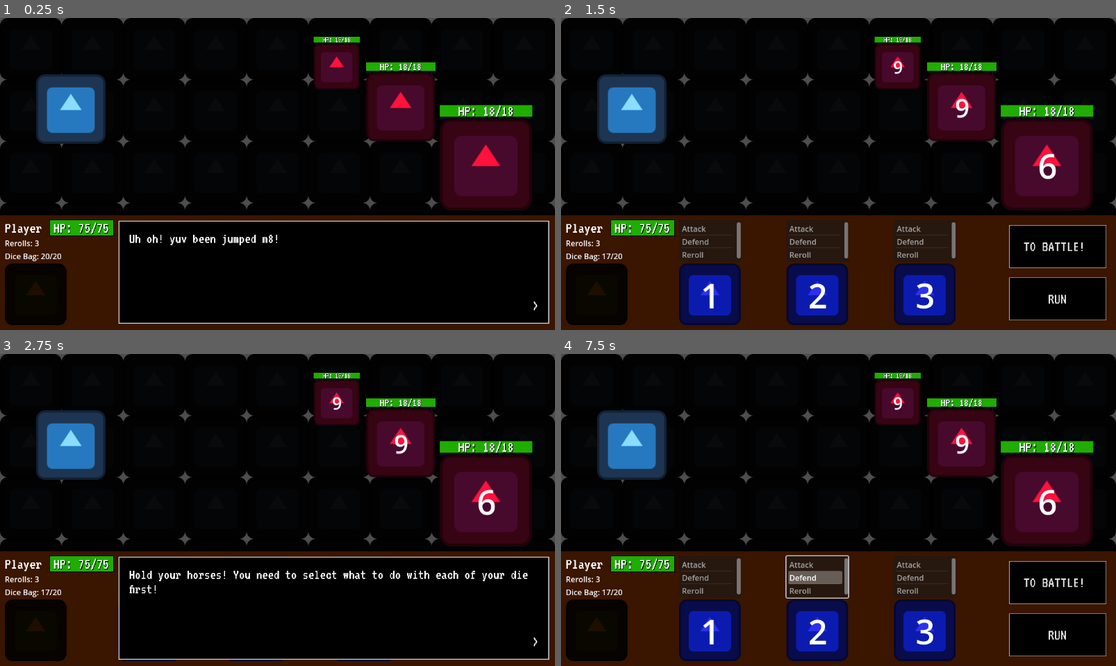
Above: before the commit, frames 1-4 (two rows, left to right).
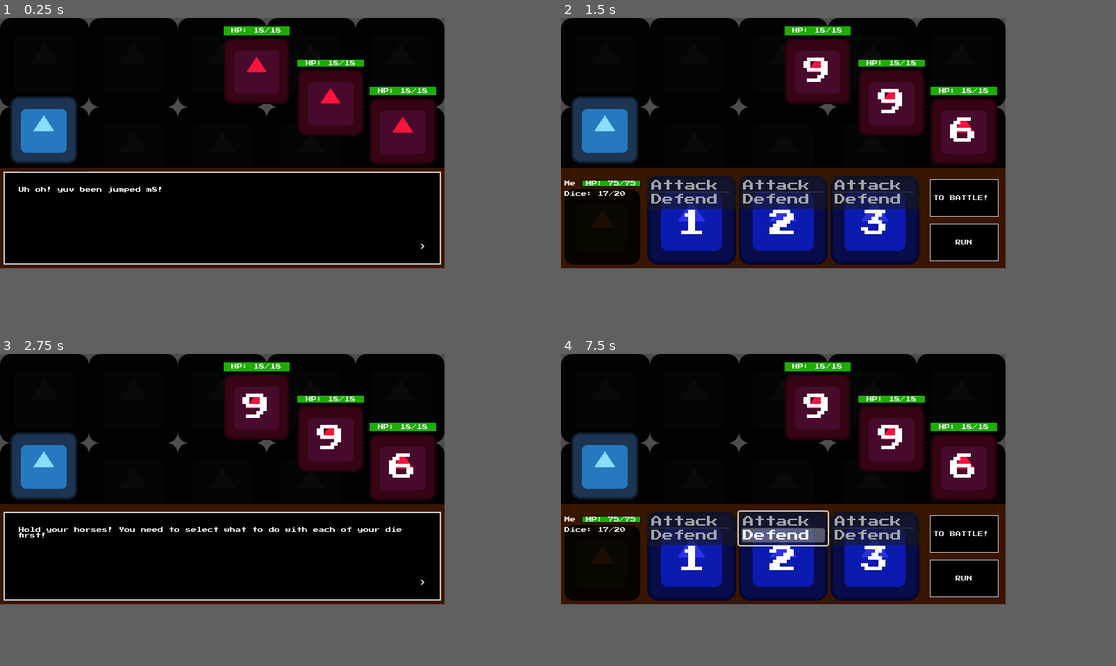
Above: after the commit, the same moments.

Repository: SadBonana/INTD450-Dice_Game
Game: Godot game, scene res://battle.tscn
Two runs of this game, one before a commit and one after it. Both use one fixed random seed, a clock stepped at 60 frames per second and the inputs below. The engine's default icon, where the game draws it, is replaced by a stand-in: a white triangle on a blue panel in a dark square.
Inputs (mouse positions are in pixels of both pictures, inside the frame that each line leads up to):
- Up to frame 1 (0.25 s): no input
- Up to frame 2 (1.5 s): click "TO BATTLE!" at 0.5 s; click "RUN" at 1.25 s
- Up to frame 3 (2.75 s): click "TO BATTLE!" at 2 s
- Up to frame 4 (7.5 s): click "RUN" at 2.75 s; click "TO BATTLE!" at 3.5 s; click "RUN" at 4.25 s; tap Enter (ui_accept) at 5, 6.5 s; move the mouse to (960, 494) at 5.02 s; hold Enter (ui_accept) 5.03-5.75 s; click (960, 494) at 5.1 s; drag from (727, 525) to (810, 572) at 5.77 s; move the mouse to (894, 441) at 6.52 s; hold Enter (ui_accept) 6.53-7.25 s; click (894, 441) at 6.6 s; drag from (810, 572) to (672, 463) at 7.27 s
In our replay, the window is 799x449 before the commit and 640x360 after it. These sizes can differ from the game's own. Grey fills any space a smaller window leaves; there, only what the larger window draws over its background counts as a difference.

The runs differ from the first frame. In frame 1, 32% of the frame differs, in the area x 0-100%, y 0-100%; in frame 2, 59%; in frame 3, 34%; in frame 4, 59%, in the area x 0-100%, y 0-99%.

Commit message:
Scaling distraction. Will break your UI or your money back.

Diff:
--- a/UI/campfire.tscn
+++ b/UI/campfire.tscn
@@ -22,10 +22,18 @@
 texture = ExtResource("2_v1g0y")
 
 [node name="Label" type="Label" parent="."]
-layout_mode = 2
-offset_top = 280.0
-offset_right = 1152.0
-offset_bottom = 349.0
+layout_mode = 1
+anchors_preset = 8
+anchor_left = 0.5
+anchor_top = 0.5
+anchor_right = 0.5
+anchor_bottom = 0.5
+offset_left = -283.5
+offset_top = -34.5
+offset_right = 283.5
+offset_bottom = 34.5
+grow_horizontal = 2
+grow_vertical = 2
 size_flags_horizontal = 3
 size_flags_vertical = 10
 theme_override_font_sizes/font_size = 50
@@ -33,34 +41,38 @@
 horizontal_alignment = 1
 
 [node name="HBoxContainer" type="HBoxContainer" parent="."]
-layout_mode = 0
-offset_left = 48.0
-offset_top = 386.0
-offset_right = 497.0
-offset_bottom = 463.0
+layout_mode = 1
+anchors_preset = 2
+anchor_top = 1.0
+anchor_bottom = 1.0
+offset_top = -77.0
+offset_right = 449.0
+grow_vertical = 0
 
 [node name="HealButton" type="Button" parent="HBoxContainer"]
 layout_mode = 2
 size_flags_horizontal = 2
 size_flags_vertical = 10
 theme_override_colors/font_color = Color(1, 0, 0, 1)
-theme_override_font_sizes/font_size = 50
 text = "Recover 15 Health"
 
 [node name="HBoxContainer2" type="HBoxContainer" parent="."]
 layout_mode = 1
-anchors_preset = -1
-offset_left = 697.0
-offset_top = 379.0
-offset_right = 1051.0
-offset_bottom = 456.0
+anchors_preset = 3
+anchor_left = 1.0
+anchor_top = 1.0
+anchor_right = 1.0
+anchor_bottom = 1.0
+offset_left = -354.0
+offset_top = -77.0
+grow_horizontal = 0
+grow_vertical = 0
 
 [node name="UpgradeDieButton" type="Button" parent="HBoxContainer2"]
 layout_mode = 2
 size_flags_horizontal = 10
 size_flags_vertical = 10
 theme_override_colors/font_color = Color(0, 0, 1, 1)
-theme_override_font_sizes/font_size = 50
 text = "Upgrade A Die"
 
 [connection signal="pressed" from="HBoxContainer/HealButton" to="." method="_on_heal_button_pressed"]
--- a/battle.tscn
+++ b/battle.tscn
@@ -2,11 +2,11 @@
 
 [ext_resource type="Script" path="res://src/battle.gd" id="1_5jfo4"]
 [ext_resource type="Texture2D" uid="uid://dg3xvakvhen5k" path="res://icon.svg" id="1_iltai"]
-[ext_resource type="FontFile" uid="uid://cft6pa3adwlda" path="res://fonts/VT323/VT323-Regular.ttf" id="2_kwukf"]
 [ext_resource type="Resource" uid="uid://dxvj75cw3wclu" path="res://src/HostileRedGodotLogo.tres" id="2_yokuy"]
 [ext_resource type="PackedScene" uid="uid://dlyb2lewb1n15" path="res://battle_enemy.tscn" id="4_w871o"]
 [ext_resource type="PackedScene" uid="uid://4pckrotnlies" path="res://die_action_menu.tscn" id="5_co5hi"]
 [ext_resource type="PackedScene" uid="uid://bgag7rr64v1m7" path="res://player_status.tscn" id="6_0lq60"]
+[ext_resource type="FontFile" uid="uid://bp1tecc1q8qmn" path="res://fonts/Press_Start_2P/PressStart2P-Regular.ttf" id="7_iw7i2"]
 [ext_resource type="PackedScene" uid="uid://c80it7gqiqtxv" path="res://textbox.tscn" id="8_11wq8"]
 [ext_resource type="Resource" uid="uid://git3m0aftj0o" path="res://Textbox Stuff/battle_textbox_test.tres" id="9_5yvlh"]
 
@@ -38,7 +38,7 @@
 enemy1 = NodePath("Battle Enemy")
 enemy2 = NodePath("Battle Enemy2")
 enemy3 = NodePath("Battle Enemy3")
-textbox_controller = NodePath("Textbox Controller")
+textbox_controller = NodePath("PlayerPanel/MarginContainer/Textbox Controller")
 
 [node name="Background" type="TextureRect" parent="."]
 modulate = Color(0.04, 0.04, 0.04, 1)
@@ -53,10 +53,14 @@
 
 [node name="Battle Enemy" parent="." instance=ExtResource("4_w871o")]
 layout_mode = 1
-offset_left = -501.0
-offset_top = -285.0
-offset_right = -309.0
-offset_bottom = -66.0
+anchor_left = 0.503
+anchor_top = 0.033
+anchor_right = 0.653
+anchor_bottom = 0.347
+offset_left = 0.0799866
+offset_top = 0.12
+offset_right = 0.0799561
+offset_bottom = 0.0800018
 size_flags_horizontal = 0
 size_flags_vertical = 0
 focus_neighbor_left = NodePath("../Battle Enemy3")
@@ -69,11 +73,14 @@
 
 [node name="Battle Enemy2" parent="." instance=ExtResource("4_w871o")]
 layout_mode = 1
-offset_left = -392.0
-offset_top = -232.0
-offset_right = -200.0
-offset_bottom = -13.0
-scale = Vector2(0.75, 0.75)
+anchor_left = 0.669
+anchor_top = 0.167
+anchor_right = 0.819
+anchor_bottom = 0.475
+offset_left = -0.160034
+offset_top = -0.120003
+offset_right = -0.160034
+offset_bottom = -1.52588e-05
 focus_neighbor_left = NodePath("../Battle Enemy")
 focus_neighbor_top = NodePath("../Battle Enemy")
 focus_neighbor_right = NodePath("../Battle Enemy3")
@@ -84,11 +91,13 @@
 
 [node name="Battle Enemy3" parent="." instance=ExtResource("4_w871o")]
 layout_mode = 1
-offset_left = -239.0
-offset_top = -143.0
-offset_right = -47.0
-offset_bottom = 76.0
-scale = Vector2(1, 1)
+anchor_left = 0.831
+anchor_top = 0.275
+anchor_right = 0.981
+anchor_bottom = 0.585
+offset_left = 0.159973
+offset_right = 0.159973
+offset_bottom = 1.39999
 focus_neighbor_left = NodePath("../Battle Enemy2")
 focus_neighbor_top = NodePath("../Battle Enemy2")
 focus_neighbor_right = NodePath("../Battle Enemy")
@@ -100,14 +109,14 @@
 [node name="PlayerContainer" type="VBoxContainer" parent="."]
 layout_mode = 1
 anchors_preset = -1
-anchor_left = 0.065
-anchor_top = 0.181
-anchor_right = 0.19
-anchor_bottom = 0.434
-offset_left = 0.119995
-offset_top = -0.28801
-offset_right = 48.12
-offset_bottom = 54.768
+anchor_left = 0.023
+anchor_top = 0.311
+anchor_right = 0.173
+anchor_bottom = 0.585
+offset_left = 0.279999
+offset_top = 1.03999
+offset_right = 32.28
+offset_bottom = 33.312
 grow_horizontal = 0
 grow_vertical = 2
 scale = Vector2(0.75, 0.75)
@@ -125,20 +134,22 @@
 anchor_top = 1.0
 anchor_right = 1.0
 anchor_bottom = 1.0
-offset_top = -223.0
+offset_top = -144.0
 grow_horizontal = 2
 grow_vertical = 0
 theme_override_styles/panel = SubResource("StyleBoxFlat_idclm")
 
 [node name="MarginContainer" type="MarginContainer" parent="PlayerPanel"]
 layout_mode = 2
-theme_override_constants/margin_left = 10
-theme_override_constants/margin_top = 10
-theme_override_constants/margin_right = 10
-theme_override_constants/margin_bottom = 10
+size_flags_vertical = 8
+theme_override_constants/margin_left = 5
+theme_override_constants/margin_top = 5
+theme_override_constants/margin_right = 5
+theme_override_constants/margin_bottom = 5
 
 [node name="Player Status and Hand" type="HBoxContainer" parent="PlayerPanel/MarginContainer"]
 layout_mode = 2
+size_flags_vertical = 8
 theme_override_constants/separation = 10
 
 [node name="Player Status" parent="PlayerPanel/MarginContainer/Player Status and Hand" instance=ExtResource("6_0lq60")]
@@ -156,14 +167,14 @@
 layout_mode = 2
 size_flags_horizontal = 3
 size_flags_vertical = 3
-theme_override_constants/margin_left = 10
-theme_override_constants/margin_top = 10
-theme_override_constants/margin_right = 10
-theme_override_constants/margin_bottom = 10
+theme_override_constants/margin_left = 5
+theme_override_constants/margin_top = 5
+theme_override_constants/margin_right = 5
+theme_override_constants/margin_bottom = 5
 
 [node name="Player Action Menu" type="VBoxContainer" parent="PlayerPanel/MarginContainer/Player Status and Hand/MarginContainer"]
 layout_mode = 2
-theme_override_constants/separation = 20
+theme_override_constants/separation = 10
 alignment = 1
 
 [node name="Ready" type="Button" parent="PlayerPanel/MarginContainer/Player Status and Hand/MarginContainer/Player Action Menu"]
@@ -171,8 +182,8 @@
 size_flags_horizontal = 3
 size_flags_vertical = 3
 mouse_default_cursor_shape = 2
-theme_override_fonts/font = ExtResource("2_kwukf")
-theme_override_font_sizes/font_size = 32
+theme_override_fonts/font = ExtResource("7_iw7i2")
+theme_override_font_sizes/font_size = 8
 theme_override_styles/normal = SubResource("StyleBoxFlat_prgvx")
 theme_override_styles/hover = SubResource("StyleBoxFlat_7lira")
 theme_override_styles/pressed = SubResource("StyleBoxFlat_h0c1a")
@@ -183,26 +194,19 @@
 size_flags_horizontal = 3
 size_flags_vertical = 3
 mouse_default_cursor_shape = 2
-theme_override_fonts/font = ExtResource("2_kwukf")
-theme_override_font_sizes/font_size = 32
+theme_override_fonts/font = ExtResource("7_iw7i2")
+theme_override_font_sizes/font_size = 8
 theme_override_styles/normal = SubResource("StyleBoxFlat_prgvx")
 theme_override_styles/hover = SubResource("StyleBoxFlat_7lira")
 theme_override_styles/pressed = SubResource("StyleBoxFlat_h0c1a")
 text = "RUN"
 
-[node name="Textbox Controller" parent="." instance=ExtResource("8_11wq8")]
-layout_mode = 1
-offset_left = 246.0
-offset_top = 421.0
-offset_right = -12.0
-offset_bottom = -13.0
+[node name="Textbox Controller" parent="PlayerPanel/MarginContainer" instance=ExtResource("8_11wq8")]
+layout_mode = 2
 mouse_filter = 2
 dialogue_res = ExtResource("9_5yvlh")
 
 [connection signal="pressed" from="PlayerPanel/MarginContainer/Player Status and Hand/MarginContainer/Player Action Menu/Ready" to="." method="_on_ready_pressed"]
 [connection signal="pressed" from="PlayerPanel/MarginContainer/Player Status and Hand/MarginContainer/Player Action Menu/Run" to="." method="_on_run_pressed"]
 
-[editable path="Battle Enemy"]
-[editable path="Battle Enemy2"]
-[editable path="Battle Enemy3"]
-[editable path="Textbox Controller"]
+[editable path="PlayerPanel/MarginContainer/Textbox Controller"]
--- a/battle_enemy.tscn
+++ b/battle_enemy.tscn
@@ -1,8 +1,9 @@
-[gd_scene load_steps=6 format=3 uid="uid://dlyb2lewb1n15"]
+[gd_scene load_steps=7 format=3 uid="uid://dlyb2lewb1n15"]
 
 [ext_resource type="PackedScene" uid="uid://xs6m6nv7m5ly" path="res://health_bar.tscn" id="1_pbfgf"]
 [ext_resource type="Script" path="res://battle_enemy.gd" id="1_u2vwq"]
 [ext_resource type="Texture2D" uid="uid://dg3xvakvhen5k" path="res://icon.svg" id="2_xiluh"]
+[ext_resource type="FontFile" uid="uid://bp1tecc1q8qmn" path="res://fonts/Press_Start_2P/PressStart2P-Regular.ttf" id="4_4kj7r"]
 
 [sub_resource type="Animation" id="Animation_ootso"]
 resource_name = "Hurt"
@@ -40,18 +41,13 @@
 }
 
 [node name="Battle Enemy" type="VBoxContainer"]
-anchors_preset = 6
-anchor_left = 1.0
-anchor_top = 0.5
-anchor_right = 1.0
-anchor_bottom = 0.5
-offset_left = -426.0
-offset_top = -207.0
-offset_right = -234.0
-offset_bottom = 12.0
-grow_horizontal = 0
+anchors_preset = -1
+anchor_right = 0.162
+anchor_bottom = 0.342
+offset_right = 0.32
+offset_bottom = -0.120003
+grow_horizontal = 2
 grow_vertical = 2
-scale = Vector2(0.5, 0.5)
 focus_neighbor_left = NodePath("../EnemyContainer3")
 focus_neighbor_top = NodePath("../EnemyContainer3")
 focus_neighbor_right = NodePath("../EnemyContainer2")
@@ -63,13 +59,14 @@
 [node name="ProgressBar" parent="." instance=ExtResource("1_pbfgf")]
 unique_name_in_owner = true
 layout_mode = 2
-size_flags_vertical = 1
 
 [node name="Enemy" type="TextureRect" parent="."]
 unique_name_in_owner = true
 layout_mode = 2
 size_flags_vertical = 3
+size_flags_stretch_ratio = 7.0
 texture = ExtResource("2_xiluh")
+expand_mode = 5
 stretch_mode = 4
 
 [node name="Roll" type="Label" parent="Enemy"]
@@ -80,13 +77,14 @@
 anchor_top = 0.5
 anchor_right = 0.5
 anchor_bottom = 0.5
-offset_left = -53.0
-offset_top = -51.0
-offset_right = 56.0
-offset_bottom = 55.0
+offset_left = -54.5
+offset_top = -53.0
+offset_right = 54.5
+offset_bottom = 53.0
 grow_horizontal = 2
 grow_vertical = 2
-theme_override_font_sizes/font_size = 70
+theme_override_fonts/font = ExtResource("4_4kj7r")
+theme_override_font_sizes/font_size = 40
 text = "5
 "
 horizontal_alignment = 1
--- a/die_action_menu.tscn
+++ b/die_action_menu.tscn
@@ -1,38 +1,48 @@
-[gd_scene load_steps=2 format=3 uid="uid://4pckrotnlies"]
+[gd_scene load_steps=3 format=3 uid="uid://4pckrotnlies"]
 
 [ext_resource type="Texture2D" uid="uid://dg3xvakvhen5k" path="res://icon.svg" id="1_g22em"]
+[ext_resource type="FontFile" uid="uid://bp1tecc1q8qmn" path="res://fonts/Press_Start_2P/PressStart2P-Regular.ttf" id="2_4xoiv"]
 
 [node name="Die Action Menu" type="VBoxContainer"]
-size_flags_horizontal = 2
-
-[node name="Die Actions" type="ItemList" parent="."]
-layout_mode = 2
-size_flags_vertical = 3
-item_count = 3
-item_0/text = "Attack"
-item_1/text = "Defend"
-item_2/text = "Reroll"
+anchors_preset = -1
+anchor_right = 0.2
+anchor_bottom = 0.356
+offset_bottom = -0.160004
+size_flags_vertical = 8
 
 [node name="Die Sprite" type="TextureRect" parent="."]
 self_modulate = Color(0.168627, 0.196078, 0.917647, 1)
 layout_mode = 2
+size_flags_vertical = 3
 texture = ExtResource("1_g22em")
 stretch_mode = 4
 
+[node name="Die Actions" type="ItemList" parent="Die Sprite"]
+clip_contents = false
+layout_mode = 1
+anchors_preset = -1
+anchor_right = 1.0
+anchor_bottom = 0.375
+grow_horizontal = 2
+size_flags_vertical = 10
+theme_override_fonts/font = ExtResource("2_4xoiv")
+auto_height = true
+item_count = 2
+item_0/text = "Attack"
+item_1/text = "Defend"
+
 [node name="Roll" type="Label" parent="Die Sprite"]
 layout_mode = 1
-anchors_preset = 8
-anchor_left = 0.5
-anchor_top = 0.5
-anchor_right = 0.5
-anchor_bottom = 0.5
-offset_left = -53.0
-offset_top = -51.0
-offset_right = 56.0
-offset_bottom = 55.0
+anchors_preset = -1
+anchor_top = 0.379
+anchor_right = 1.0
+anchor_bottom = 0.691
+offset_top = 17.488
+offset_bottom = -17.448
 grow_horizontal = 2
 grow_vertical = 2
-theme_override_font_sizes/font_size = 70
+theme_override_fonts/font = ExtResource("2_4xoiv")
+theme_override_font_sizes/font_size = 40
 text = "5
 "
 horizontal_alignment = 1
--- a/health_bar.tscn
+++ b/health_bar.tscn
@@ -1,7 +1,7 @@
 [gd_scene load_steps=5 format=3 uid="uid://xs6m6nv7m5ly"]
 
-[ext_resource type="FontFile" uid="uid://cft6pa3adwlda" path="res://fonts/VT323/VT323-Regular.ttf" id="1_1b18m"]
 [ext_resource type="Script" path="res://src/health_bar.gd" id="1_yd44n"]
+[ext_resource type="FontFile" uid="uid://bp1tecc1q8qmn" path="res://fonts/Press_Start_2P/PressStart2P-Regular.ttf" id="2_4nmse"]
 
 [sub_resource type="StyleBoxFlat" id="StyleBoxFlat_qcar4"]
 bg_color = Color(0.627451, 0, 0, 1)
@@ -19,7 +19,11 @@
 bg_color = Color(0.117647, 0.678431, 0, 1)
 
 [node name="HealthBar" type="ProgressBar" node_paths=PackedStringArray("label")]
-custom_minimum_size = Vector2(0, 24)
+anchors_preset = 15
+anchor_right = 1.0
+anchor_bottom = 1.0
+grow_horizontal = 2
+grow_vertical = 2
 size_flags_horizontal = 3
 size_flags_vertical = 3
 theme_override_styles/background = SubResource("StyleBoxFlat_qcar4")
@@ -38,9 +42,8 @@
 anchor_bottom = 1.0
 grow_horizontal = 2
 grow_vertical = 2
-theme_override_colors/font_shadow_color = Color(0, 0, 0, 1)
-theme_override_fonts/font = ExtResource("1_1b18m")
-theme_override_font_sizes/font_size = 32
+theme_override_fonts/font = ExtResource("2_4nmse")
+theme_override_font_sizes/font_size = 8
 text = "HP: 25/50"
 horizontal_alignment = 1
 vertical_alignment = 1
--- a/player_status.tscn
+++ b/player_status.tscn
@@ -1,75 +1,43 @@
-[gd_scene load_steps=7 format=3 uid="uid://bgag7rr64v1m7"]
+[gd_scene load_steps=5 format=3 uid="uid://bgag7rr64v1m7"]
 
 [ext_resource type="Script" path="res://src/player_status.gd" id="1_kpf4t"]
-[ext_resource type="FontFile" uid="uid://cft6pa3adwlda" path="res://fonts/VT323/VT323-Regular.ttf" id="1_qecls"]
 [ext_resource type="Texture2D" uid="uid://dg3xvakvhen5k" path="res://icon.svg" id="2_f10bn"]
+[ext_resource type="FontFile" uid="uid://bp1tecc1q8qmn" path="res://fonts/Press_Start_2P/PressStart2P-Regular.ttf" id="2_wrn3c"]
 [ext_resource type="PackedScene" uid="uid://xs6m6nv7m5ly" path="res://health_bar.tscn" id="3_5jrpy"]
 
-[sub_resource type="StyleBoxFlat" id="StyleBoxFlat_qcar4"]
-bg_color = Color(0.627451, 0, 0, 1)
-border_width_left = 1
-border_width_top = 1
-border_width_right = 1
-border_width_bottom = 1
-border_color = Color(0, 0, 0, 1)
-expand_margin_left = 1.0
-expand_margin_top = 1.0
-expand_margin_right = 1.0
-expand_margin_bottom = 1.0
-
-[sub_resource type="StyleBoxFlat" id="StyleBoxFlat_lpb05"]
-bg_color = Color(0.117647, 0.678431, 0, 1)
-
 [node name="Player Status" type="VBoxContainer" node_paths=PackedStringArray("health_bar", "deck_status")]
-custom_minimum_size = Vector2(225, 0)
-size_flags_horizontal = 2
+anchors_preset = -1
+anchor_right = 0.192
+anchor_bottom = 0.375
+offset_right = 0.119995
+offset_bottom = -1.52588e-05
+grow_horizontal = 2
+grow_vertical = 2
+size_flags_horizontal = 3
+size_flags_vertical = 8
 script = ExtResource("1_kpf4t")
 health_bar = NodePath("Player Health and Name/Health Bar")
-deck_status = NodePath("Deck Status2")
+deck_status = NodePath("Bag Sprite/Deck Status")
 
 [node name="Player Health and Name" type="HBoxContainer" parent="."]
 layout_mode = 2
-theme_override_constants/separation = 17
+size_flags_vertical = 8
+theme_override_constants/separation = 10
 alignment = 1
 
 [node name="Player Name" type="Label" parent="Player Health and Name"]
 layout_mode = 2
-theme_override_fonts/font = ExtResource("1_qecls")
-theme_override_font_sizes/font_size = 32
-text = "Player"
+theme_override_fonts/font = ExtResource("2_wrn3c")
+theme_override_font_sizes/font_size = 8
+text = "Me"
 horizontal_alignment = 1
-
-[node name="Player Health Bar" type="ProgressBar" parent="Player Health and Name"]
-visible = false
-custom_minimum_size = Vector2(0, 24)
-layout_mode = 2
-size_flags_horizontal = 3
-size_flags_vertical = 4
-theme_override_styles/background = SubResource("StyleBoxFlat_qcar4")
-theme_override_styles/fill = SubResource("StyleBoxFlat_lpb05")
-step = 1.0
-value = 50.0
-show_percentage = false
-
-[node name="Label" type="Label" parent="Player Health and Name/Player Health Bar"]
-texture_filter = 1
-layout_mode = 1
-anchors_preset = 15
-anchor_right = 1.0
-anchor_bottom = 1.0
-grow_horizontal = 2
-grow_vertical = 2
-theme_override_colors/font_shadow_color = Color(0, 0, 0, 1)
-theme_override_fonts/font = ExtResource("1_qecls")
-theme_override_font_sizes/font_size = 32
-text = "HP: 25/50"
-horizontal_alignment = 1
-vertical_alignment = 1
 
 [node name="Health Bar" parent="Player Health and Name" instance=ExtResource("3_5jrpy")]
 layout_mode = 2
+size_flags_vertical = 1
 
 [node name="Reroll Status" type="HBoxContainer" parent="."]
+visible = false
 layout_mode = 2
 
 [node name="Rerolls" type="Label" parent="Reroll Status"]
@@ -81,33 +49,24 @@
 layout_mode = 2
 text = "3"
 
-[node name="Deck Status" type="HBoxContainer" parent="."]
-visible = false
-layout_mode = 2
-
-[node name="Dice Bag" type="Label" parent="Deck Status"]
-layout_mode = 2
-text = "Dice Bag:"
-
-[node name="Num Dice Left" type="Label" parent="Deck Status"]
-layout_mode = 2
-text = "12"
-
-[node name="Separator" type="Label" parent="Deck Status"]
-layout_mode = 2
-text = "/"
-
-[node name="Num Dice Total" type="Label" parent="Deck Status"]
-layout_mode = 2
-text = "20"
-
-[node name="Deck Status2" type="Label" parent="."]
-layout_mode = 2
-text = "Dice Bag: 12/20"
-
 [node name="Bag Sprite" type="TextureRect" parent="."]
-modulate = Color(0.113725, 0.0588235, 0, 1)
+self_modulate = Color(0.113725, 0.0588235, 0, 1)
 layout_mode = 2
 size_flags_vertical = 3
+size_flags_stretch_ratio = 2.0
 texture = ExtResource("2_f10bn")
+expand_mode = 5
 stretch_mode = 4
+
+[node name="Deck Status" type="Label" parent="Bag Sprite"]
+layout_mode = 1
+anchors_preset = -1
+anchor_right = 1.0
+anchor_bottom = 0.13
+offset_bottom = 0.00999832
+grow_horizontal = 2
+size_flags_vertical = 3
+theme_override_fonts/font = ExtResource("2_wrn3c")
+theme_override_font_sizes/font_size = 8
+text = "Dice: 12/20"
+vertical_alignment = 1
--- a/project.godot
+++ b/project.godot
@@ -15,6 +15,14 @@
 config/features=PackedStringArray("4.2", "Forward Plus")
 config/icon="res://icon.svg"
 
+[display]
+
+window/size/viewport_width=640
+window/size/viewport_height=360
+window/stretch/mode="viewport"
+window/stretch/aspect="expand"
+window/stretch/scale_mode="integer"
+
 [input]
 
 click={
@@ -22,3 +30,7 @@
 "events": [Object(InputEventMouseButton,"resource_local_to_scene":false,"resource_name":"","device":-1,"window_id":0,"a …(253 unchanged characters)…
 ]
 }
+
+[rendering]
+
+textures/canvas_textures/default_texture_filter=0
--- a/src/battle.gd
+++ b/src/battle.gd
@@ -106,8 +106,7 @@
 			if enemies.size() == 1:   # No need to select a target if there's only 1
 				return enemies[0]
 
-			textbox_controller.load_dialogue_chain("targeting instructions")
-			await textbox_controller.next()
+			await textbox_controller.quick_beat("targeting instructions")
 
 			# Prevent player from getting distracted and crashing teh game
 			# It's bad news if the player presses attack before they finish targeting
@@ -199,8 +198,7 @@
 
 # Might not have a run button, it's just here... because... for now.
 func _on_run_pressed():
-	textbox_controller.load_dialogue_chain("run")
-	await textbox_controller.next()
+	await textbox_controller.quick_beat("run")
 	#await get_tree().create_timer(0.5).timeout
 	#get_tree().quit()
 	run()
@@ -230,12 +228,10 @@
 func _on_ready_pressed():
 	for die in player_dice_hand:
 		if not die.itemSelected:
-			textbox_controller.load_dialogue_chain("not ready")
-			await textbox_controller.next()
+			await textbox_controller.quick_beat("not ready")
 			return
 
-	textbox_controller.load_dialogue_chain("ready")
-	await textbox_controller.next()
+	await textbox_controller.quick_beat("ready")
 
 	for enemy in enemies:
 		enemy.roll_label.hide()
@@ -252,8 +248,7 @@
 					damageEnemy(die.roll, die.target)
 					await damage_enemy_resolved
 				else:
-					textbox_controller.load_dialogue_chain("missed")
-					await textbox_controller.next()
+					await textbox_controller.quick_beat("missed")
 			DieActions.DEFEND:
 				player_defense += die.roll
 			DieActions.REROLL:
--- a/src/player_status.gd
+++ b/src/player_status.gd
@@ -7,7 +7,7 @@
 @export var health_bar: ProgressBar
 @export var deck_status: Label
 
-static var deck_f_string = "Dice Bag: %d/%d"
+static var deck_f_string = "Dice: %d/%d"
 
 # I wonder if it would be better to have a class for the in-battle dice bag so we can just do .size() for dice remaining as well and then use callbacks for when dice are added or removed...
 var dice_remaining: int:
--- a/src/textbox.gd
+++ b/src/textbox.gd
@@ -62,7 +62,14 @@
 	for beat in dialogue_res.beats:
 		# CAUTION, FIXME: Probably does not enforce uniqueness
 		# (will likely overwrite instead of throw an error). Test this later.
+		# On a related note, see if you can set the resource instance's
+		# name with the neame variable and have it show up in the editor
+		# so designers can tell their dialogue beats appart without
+		# expanding them.
 		dialogue_dict[beat.unique_name] = beat
+
+		# TODO: after testing the enforcement of uniquesness,
+		# erase this print statement.
 		print(dialogue_dict[beat.unique_name].unique_name)
 
 	textbox.hide()
@@ -92,7 +99,15 @@
 # so people dont use it for normal text
 
 
-# TODO: (must do): func quick_beat(dialogue_key, string_replacements, on_transitioned_from)
+## Loads dialogue chain and calls next once
+##
+## Intended to be used for one-off dialogue beats but you can continue calling next
+## afterwards too
+##
+## TODO: the documentation for this func is still incomplete.
+func quick_beat(dialogue_key: String, string_replacements = [], on_transitioned_from := func (): return):
+	load_dialogue_chain(dialogue_key, on_transitioned_from)
+	return await next(string_replacements)
 
 
 ##
@@ -170,7 +185,7 @@
 
 
 # The following 2 callbacks are intentionally not connected to a signal by
-# default
+# default.
 func _on_textbox_gui_input(event: InputEvent):
 	if event.is_action_pressed("ui_accept") or event.is_action_released("click"):
 		transition(_current_beat, _next_beat)
--- a/textbox.tscn
+++ b/textbox.tscn
@@ -1,7 +1,7 @@
 [gd_scene load_steps=4 format=3 uid="uid://c80it7gqiqtxv"]
 
 [ext_resource type="Script" path="res://src/textbox.gd" id="1_iu64e"]
-[ext_resource type="FontFile" uid="uid://cft6pa3adwlda" path="res://fonts/VT323/VT323-Regular.ttf" id="1_qd68c"]
+[ext_resource type="FontFile" uid="uid://bp1tecc1q8qmn" path="res://fonts/Press_Start_2P/PressStart2P-Regular.ttf" id="2_tr7lq"]
 
 [sub_resource type="StyleBoxFlat" id="StyleBoxFlat_bsvrk"]
 bg_color = Color(0, 0, 0, 1)
@@ -51,20 +51,24 @@
 unique_name_in_owner = true
 layout_mode = 2
 size_flags_vertical = 3
+size_flags_stretch_ratio = 2.0
 mouse_filter = 1
-theme_override_fonts/normal_font = ExtResource("1_qd68c")
-theme_override_font_sizes/normal_font_size = 30
+theme_override_fonts/normal_font = ExtResource("2_tr7lq")
+theme_override_font_sizes/normal_font_size = 8
 text = "A GODOT LOGO Appears"
 
 [node name="Choices" type="ItemList" parent="Textbox/MarginContainer/VBoxContainer"]
 unique_name_in_owner = true
 layout_mode = 2
+size_flags_vertical = 10
 focus_neighbor_left = NodePath(".")
 focus_neighbor_top = NodePath(".")
 focus_neighbor_right = NodePath(".")
 focus_neighbor_bottom = NodePath(".")
 focus_next = NodePath(".")
 focus_previous = NodePath(".")
+theme_override_fonts/font = ExtResource("2_tr7lq")
+theme_override_font_sizes/font_size = 8
 auto_height = true
 item_count = 2
 item_0/text = "test 1"
@@ -72,9 +76,10 @@
 
 [node name="Ticker" type="Label" parent="Textbox/MarginContainer/VBoxContainer"]
 unique_name_in_owner = true
+visible = false
 layout_mode = 2
 size_flags_horizontal = 8
 size_flags_vertical = 8
-theme_override_fonts/font = ExtResource("1_qd68c")
-theme_override_font_sizes/font_size = 32
+theme_override_fonts/font = ExtResource("2_tr7lq")
+theme_override_font_sizes/font_size = 8
 text = ">"
Not shown, added: fonts/Press_Start_2P/OFL.txt
Binary file added: fonts/Press_Start_2P/PressStart2P-Regular.ttf
Not shown, changed: fonts/Press_Start_2P/PressStart2P-Regular.ttf.import
